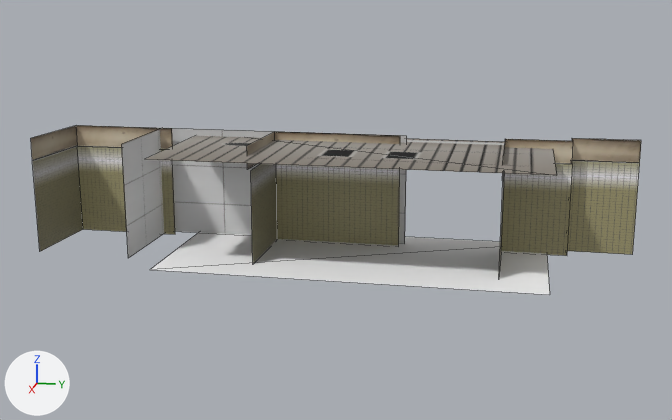
Two versions of the Blender file モデリング/仲御徒町/EX新規パーツH16.blend, one commit apart.
Before and after are seen from a 50 mm camera at (18.18, 9.25, 8.35) aimed at (-5.7, 4.47, 2.38). The axes (+X, +Y, +Z) are drawn at lower left. The lights are the same throughout. The first picture is the older version. Mesh edges are drawn as thin lines.

The first picture shows 'Plane.005', 'form1CL.001', 'form1CL.002', '立方体'.
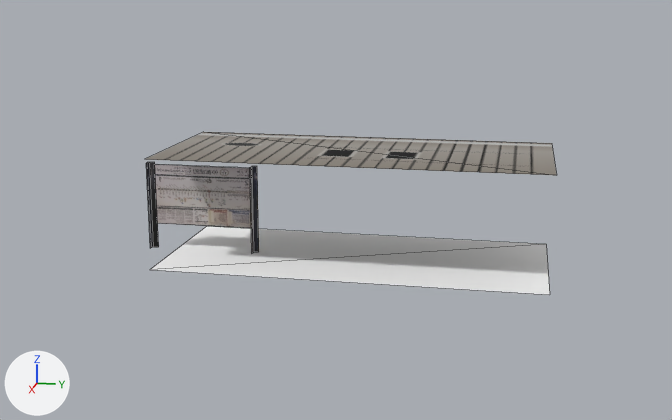
Boxes (x1, y1, x2, y2) around the edits, measured in the pictures (672 x 420 px):
'Plane.005', hidden (brown)
    before: (31, 125, 641, 271)
'立方体', hidden
    before: (122, 128, 407, 258)
'平面', added
    after: (146, 162, 259, 253)

What changed in the scene script:
```text
Add img_preparetemp_0p_0_png:
    img_preparetemp_0p_0_png = load_image('PrepareTemp-0p-0.png', 'PrepareTemp-0p-0.png', 512, 512, 'sRGB')
Add mat_マテリアル_006:
    mat_マテリアル_006 = principled_material('マテリアル.006')
    mat_マテリアル_006.texture = img_preparetemp_0p_0_png
Add me_平面:
    me_平面.from_pydata(...)  # 18 vertices, 6 faces; spans x -1.0..1.43, y -1.22..3.53, z -0.05..0.15
    me_平面.materials.append(mat_マテリアル_006)  # picture img_preparetemp_0p_0_png
Change ob_plane_005:
    add ob_plane_005.hide_set(True)
Change ob_立方体:
    add ob_立方体.hide_set(True)
Add ob_平面:
    ob_平面 = bpy.data.objects.new('平面', me_平面)
    ob_平面.location = (-5.52, 0.0, 2.08)
    ob_平面.rotation_euler = (0.0, -1.571, 0.0)  # degrees (0, -90, 0)
    ob_平面.scale = (1.0, 0.653, 1.0)
```
